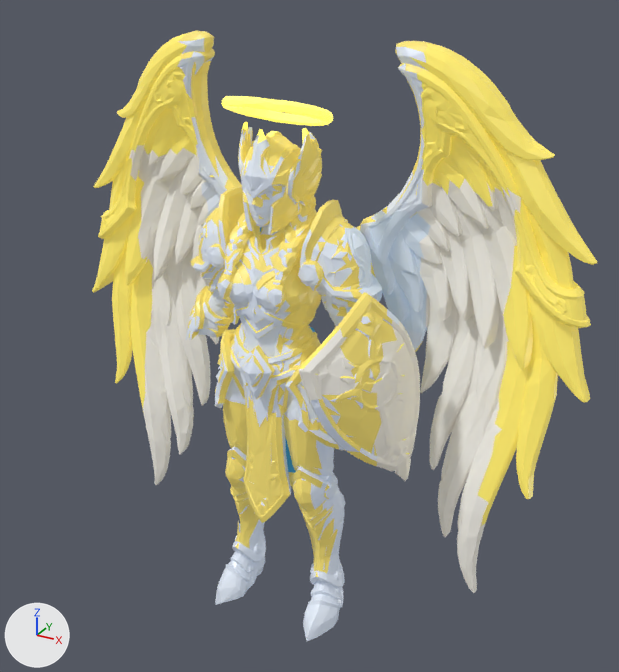
Renders of the OBJ model assets/models/angel.obj from each side of a commit.
One viewpoint serves both versions: a 50 mm lens placed at (1.236, -1.985, 1.118), pointed at (0.094, 0.091, 0.08). The lights are fixed; the arrows at lower left show +X, +Y and +Z. The picture after the commit comes second. Where no turn or scale is listed for an object, it has been applied to the vertices. Vertices at exactly the same position are counted once.

The older version as bpy lines, for what is in view:
```python
me_mesh_0 = bpy.data.meshes.new('Mesh_0')
me_mesh_0.from_pydata(...)  # 14754 vertices, 27046 faces, 3820 loose edges; spans x -0.9..0.9, y -0.36..0.36, z -0.93..0.93
# faces by material slot: [4806, 4917, 6147, 7833, 524, 1266, 1553]
me_mesh_0.materials.append(mat_angel_featherwings)  # white #f9f8f3
me_mesh_0.materials.append(mat_angel_gildedwingtips)  # yellow #ffec6c, glowing dark yellow #7c6f30
me_mesh_0.materials.append(mat_angel_divineplate)  # white #e7edf6
me_mesh_0.materials.append(mat_angel_goldtrim)  # yellow #fae576
me_mesh_0.materials.append(mat_angel_haloglow)  # yellow #fff37c, glowing yellow #ede159
me_mesh_0.materials.append(mat_angel_holyshield)  # white #e1eaf3
me_mesh_0.materials.append(mat_angel_tabard)  # cyan #3fb3e1
ob_mesh_0 = bpy.data.objects.new('Mesh_0', me_mesh_0)
ob_mesh_0.location = (0.0, 0.0, 0.0)
```
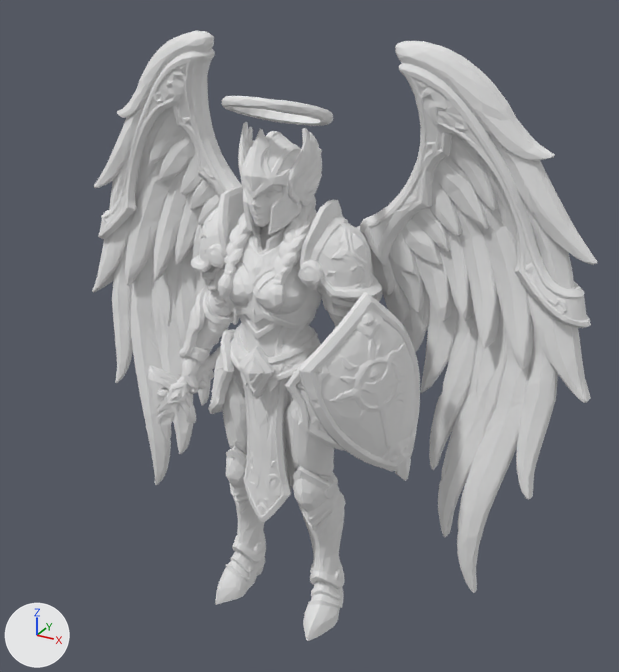
The newer file is also rescaled (x1.108), turned or shifted as a whole; pictures and numbers use the older file's frame.

Changed parts and their boxes [x1, y1, x2, y2] in the pictures (619 x 672 px; the box of a moved part takes in the faces that stretch with it):
'Mesh_0', reshaped
    before: [92, 31, 597, 641]
    after: [92, 31, 598, 641]
part 1 of me_mesh_0, moved or reshaped
    before: [96, 34, 597, 641]
    after: [94, 31, 598, 641]
part 2 of me_mesh_0, recoloured
    both: [298, 329, 479, 593]
part 3 of me_mesh_0, recoloured
    both: [129, 149, 517, 539]
part 4 of me_mesh_0, recoloured
    both: [148, 435, 191, 485]
part 5 of me_mesh_0, recoloured
    both: [299, 329, 382, 408]
part 6 of me_mesh_0, recoloured
    both: [92, 42, 596, 523]
part 7 of me_mesh_0, recoloured
    both: [189, 165, 377, 640]
part 8 of me_mesh_0, recoloured
    both: [178, 38, 428, 520]
part 9 of me_mesh_0, recoloured
    both: [239, 130, 292, 176]
part 10 of me_mesh_0, recoloured (yellow to white)
    both: [189, 168, 396, 571]
part 11 of me_mesh_0, recoloured
    both: [179, 31, 426, 519]
part 12 of me_mesh_0, recoloured (yellow to white)
    both: [242, 128, 322, 177]
part 13 of me_mesh_0, recoloured (yellow to white)
    both: [221, 96, 333, 141]
part 14 of me_mesh_0, recoloured
    both: [340, 206, 430, 344]
part 15 of me_mesh_0, recoloured
    both: [260, 227, 315, 473]

The change, as a diff of the scene's bpy script:
```diff
--- a/assets/models/angel.obj.py
+++ b/assets/models/angel.obj.py
@@ mat_angel_goldenarmor @@
+mat_angel_goldenarmor = principled_material('Angel_GoldenArmor')
+mat_angel_goldenarmor.base_color = (0.8, 0.8, 0.8)  # white #e7e7e7
+mat_angel_goldenarmor.roughness = 1.0
@@ mat_angel_holysteel @@
+mat_angel_holysteel = principled_material('Angel_HolySteel')
+mat_angel_holysteel.base_color = (0.8, 0.8, 0.8)  # white #e7e7e7
+mat_angel_holysteel.roughness = 1.0
@@ mat_angel_holyglow @@
+mat_angel_holyglow = principled_material('Angel_HolyGlow')
+mat_angel_holyglow.base_color = (0.8, 0.8, 0.8)  # white #e7e7e7
+mat_angel_holyglow.roughness = 1.0
@@ mat_angel_celestialwings @@
+mat_angel_celestialwings = principled_material('Angel_CelestialWings')
+mat_angel_celestialwings.base_color = (0.8, 0.8, 0.8)  # white #e7e7e7
+mat_angel_celestialwings.roughness = 1.0
@@ me_mesh_0 @@
-me_mesh_0.from_pydata(...)  # 14754 vertices, 27046 faces, 3820 loose edges; spans x -0.9..0.9, y -0.36..0.36, z -0.93..0.93
+me_mesh_0.from_pydata(...)  # 16444 vertices, 32983 faces; spans x -0.9..0.9, y -0.21..0.36, z -0.93..0.93
+# me_mesh_0 part 1: 332 vertices moved within x -0.85..0.83, y -0.13..0.36, z -0.92..0.91; 1597 vertices removed from x -0.87..0.9, y -0.36..0.36, z -0.92..0.92; 3287 vertices added at x -0.87..0.9, y -0.2..0.36, z -0.92..0.92
+# me_mesh_0 part 2: 259 faces spanning x 0.22..0.64, y -0.21..0.26, z -0.75..0.21 switch from mat_angel_featherwings (white #f9f8f3) to mat_angel_goldenarmor (white #e7e7e7)
+# me_mesh_0 part 3: 2534 faces spanning x -0.66..0.67, y 0.01..0.36, z -0.56..0.58 switch from mat_angel_featherwings (white #f9f8f3) to mat_angel_celestialwings (white #e7e7e7)
+# me_mesh_0 part 4: 54 faces spanning x -0.65..-0.5, y 0.17..0.25, z -0.75..-0.48 switch from mat_angel_featherwings (white #f9f8f3) to mat_angel_holysteel (white #e7e7e7)
+# me_mesh_0 part 5: 20 faces spanning x 0.22..0.39, y -0.21..-0.03, z -0.02..0.21 switch from mat_angel_gildedwingtips (yellow #ffec6c, glowing dark yellow #7c6f30) to mat_angel_goldenarmor (white #e7e7e7)
+# me_mesh_0 part 6: 2891 faces spanning x -0.9..0.89, y 0.03..0.35, z -0.5..0.93 switch from mat_angel_gildedwingtips (yellow #ffec6c, glowing dark yellow #7c6f30) to mat_angel_celestialwings (white #e7e7e7)
+# me_mesh_0 part 7: 1732 faces spanning x -0.3..0.38, y -0.2..0.21, z -0.93..0.61 switch from mat_angel_divineplate (white #e7edf6) to mat_angel_goldenarmor (white #e7e7e7)
+# me_mesh_0 part 8: 2092 faces spanning x -0.4..0.4, y 0.01..0.36, z -0.53..0.91 switch from mat_angel_divineplate (white #e7edf6) to mat_angel_celestialwings (white #e7e7e7)
+# me_mesh_0 part 9: 49 faces spanning x -0.12..0.12, y -0.06..0.15, z 0.58..0.69 switch from mat_angel_divineplate (white #e7edf6) to mat_angel_holyglow (white #e7e7e7)
+# me_mesh_0 part 10: 1837 faces spanning x -0.3..0.39, y -0.19..0.19, z -0.76..0.6 switch from mat_angel_goldtrim (yellow #fae576) to mat_angel_goldenarmor (white #e7e7e7)
+# me_mesh_0 part 11: 2909 faces spanning x -0.4..0.39, y 0.0..0.36, z -0.53..0.93 switch from mat_angel_goldtrim (yellow #fae576) to mat_angel_celestialwings (white #e7e7e7)
+# me_mesh_0 part 12: 219 faces spanning x -0.12..0.12, y -0.04..0.15, z 0.58..0.7 switch from mat_angel_goldtrim (yellow #fae576) to mat_angel_holyglow (white #e7e7e7)
+# me_mesh_0 part 13: 150 faces spanning x -0.15..0.15, y -0.07..0.22, z 0.66..0.79 switch from mat_angel_haloglow (yellow #fff37c, glowing yellow #ede159) to mat_angel_holyglow (white #e7e7e7)
+# me_mesh_0 part 14: 807 faces spanning x 0.21..0.41, y 0.02..0.36, z 0.02..0.47 switch from mat_angel_holyshield (white #e1eaf3) to mat_angel_celestialwings (white #e7e7e7)
+# me_mesh_0 part 15: 1007 faces spanning x -0.11..0.11, y 0.05..0.24, z -0.47..0.46 switch from mat_angel_tabard (cyan #3fb3e1) to mat_angel_celestialwings (white #e7e7e7)
```
